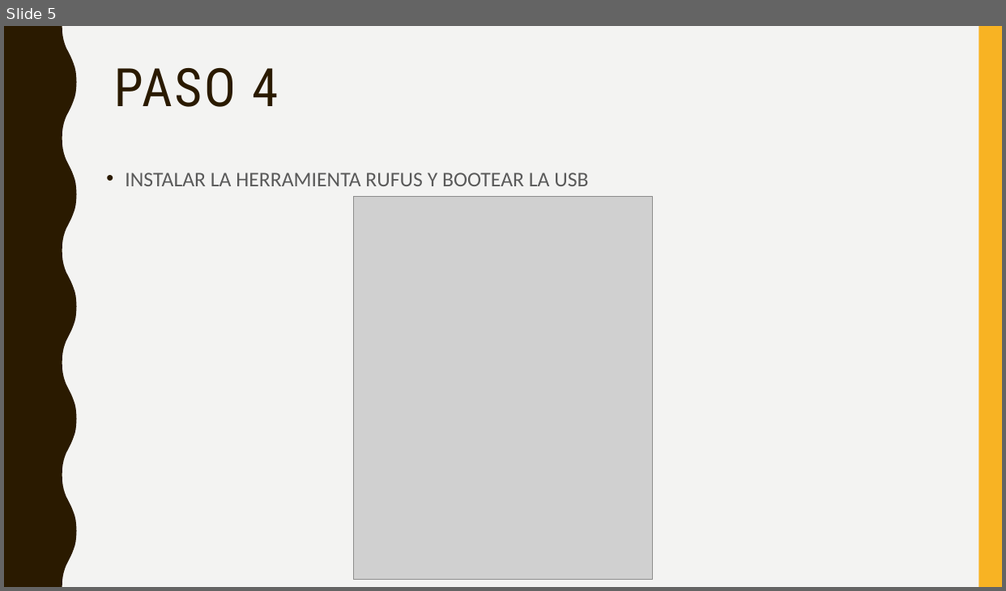
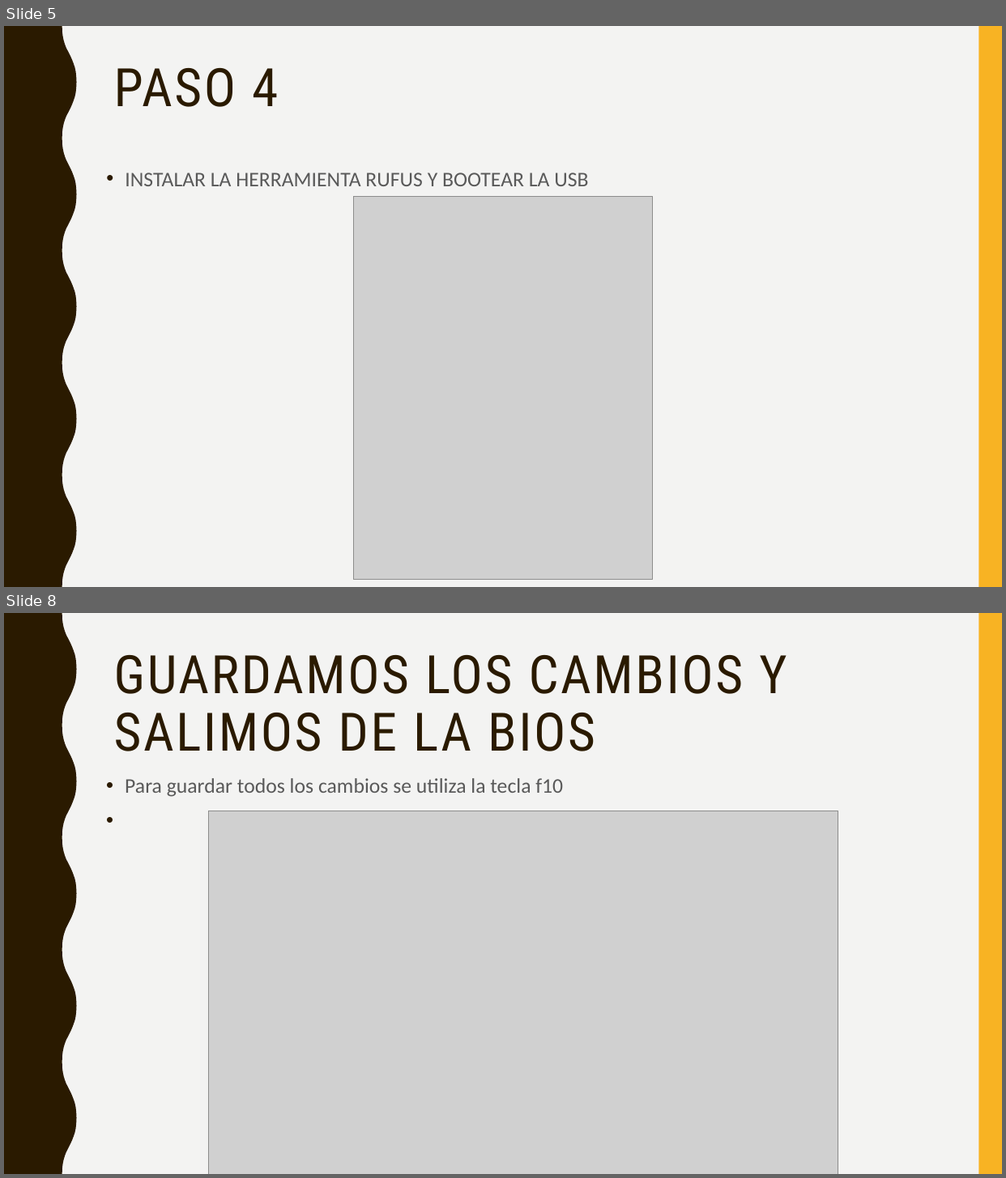
Before and after one commit to franko21/OHM, a slide deck: reparacion de compu/PASOS PARA FORMATEAR UNA COMPUTADORA.pptx. Shown one above the other, each under a label of ours: slide 5 before the commit, slides 5 and 8 after it; the slides between them are not shown. The pictures are 1006x591 and 1006x1178 pixels, drawn with LibreOffice and Linux fonts; fonts in the diff are those of the drawing; grey boxes stand for pictures. Boxes give left, top, right and bottom in pixels: in the first picture for what was removed or moved away, otherwise in the second. Text is boxed around its words. In the diff, an @@ line names an element or a change of style, - is before the commit and + after.

```diff
--- a/reparacion de compu/PASOS PARA FORMATEAR UNA COMPUTADORA.pptx
+++ b/reparacion de compu/PASOS PARA FORMATEAR UNA COMPUTADORA.pptx
@@ slide 8 added at bbox=[4, 613, 1002, 1174], background #F3F3F2; not listed: 2 template elements that a slide beside it also shows @@
@@ title added at bbox=[114, 655, 786, 752], 51 pt, text #2A1A00 @@
+GUARDAMOS LOS CAMBIOS Y SALIMOS DE LA BIOS
@@ text added at bbox=[125, 778, 563, 797], 20 pt, text #595959 @@
+• Para guardar todos los cambios se utiliza la tecla f10
@@ picture added at bbox=[208, 811, 838, 1174] @@
```
Also in this commit, not shown: 3 other slides added, 3 other files.
